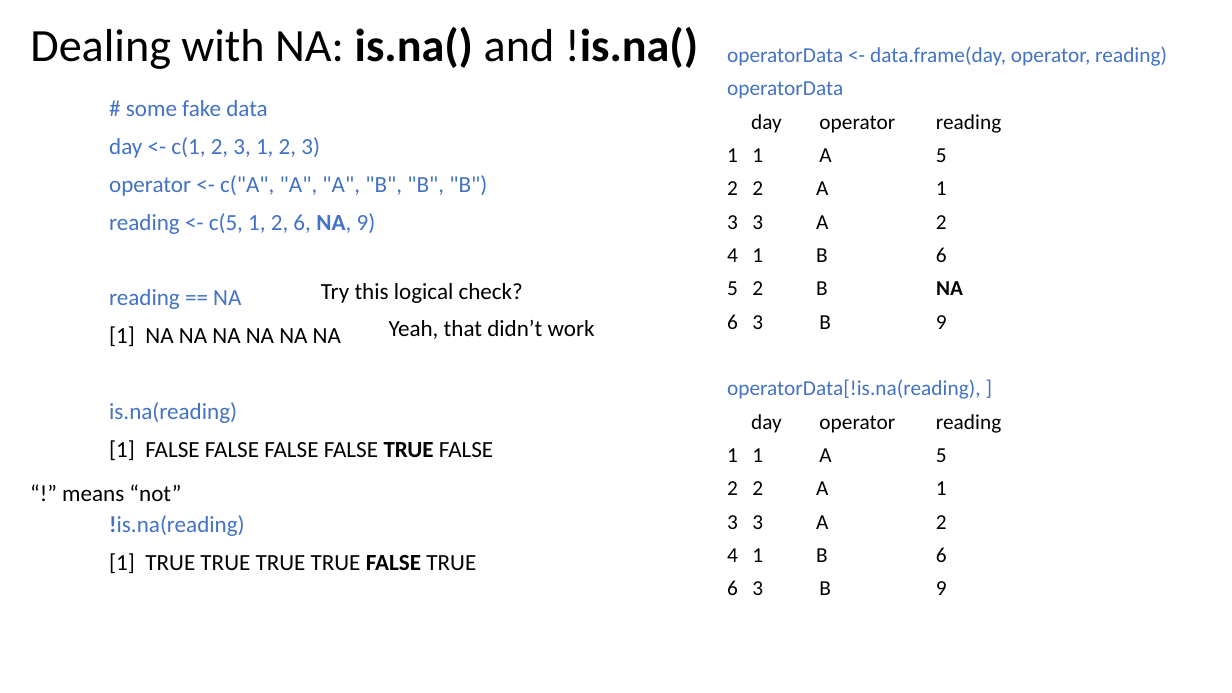
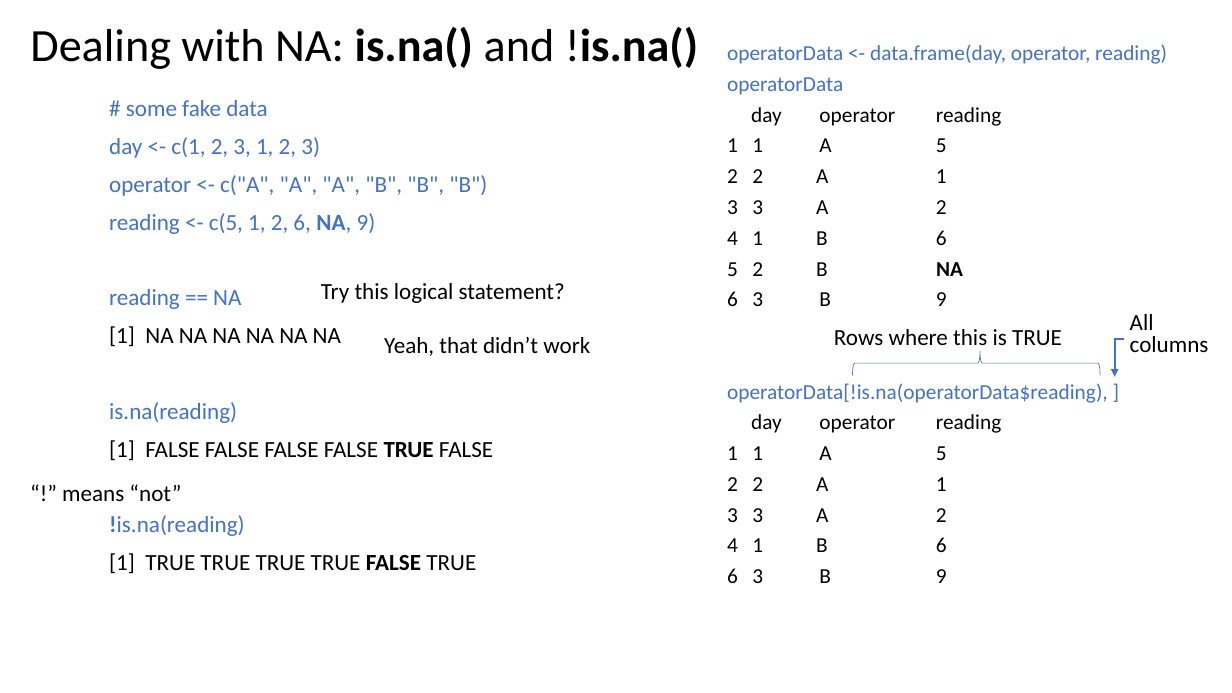
Before and after one commit to justinpriest/ADFG_R_Intro_Workshop, a slide deck: slide 18 of presentations/4 - Programming Basics 2 - Under the Hood.pptx (slide 17 before the commit). Drawn at 1232x693 pixels with LibreOffice and Linux fonts; fonts in the diff are those of the drawing. Boxes give left, top, right and bottom in pixels: in the first picture for what was removed or moved away, otherwise in the second. Text is boxed around its words. In the diff, an @@ line names an element or a change of style, - is before the commit and + after.

```diff
--- a/presentations/4 - Programming Basics 2 - Under the Hood.pptx
+++ b/presentations/4 - Programming Basics 2 - Under the Hood.pptx
@@ text at bbox=[727, 44, 1167, 583]: line spacing 0.8 to 0.7 @@
@@ text at bbox=[321, 283, 565, 303]: text changed @@
-Try this logical check?
+Try this logical statement?
@@ text "Yeah, that didn’t work": place and size @@
-text "Yeah, that didn’t work" at bbox=[389, 320, 595, 339]
+text "Yeah, that didn’t work" at bbox=[384, 337, 590, 356]
@@ text added at bbox=[834, 329, 1062, 352], 18 pt, text #000000 @@
+Rows where this is TRUE
@@ text added at bbox=[1130, 314, 1209, 352], 18 pt, text #000000 @@
+All columns
@@ right brace added at bbox=[853, 351, 1100, 376], outline #4472C4 0.5 pt @@
@@ elbow arrow added from (1123, 340) to (1115, 377), #4472C4 1.5 pt @@
@@ text at bbox=[727, 383, 1108, 403]: text changed @@
-operatorData[!is.na(reading), ]
+operatorData[!is.na(operatorData$reading), ]
```
Also in this commit, not shown: 16 other slides changed, 2 slides added, 1 slide removed, 4 other files.
